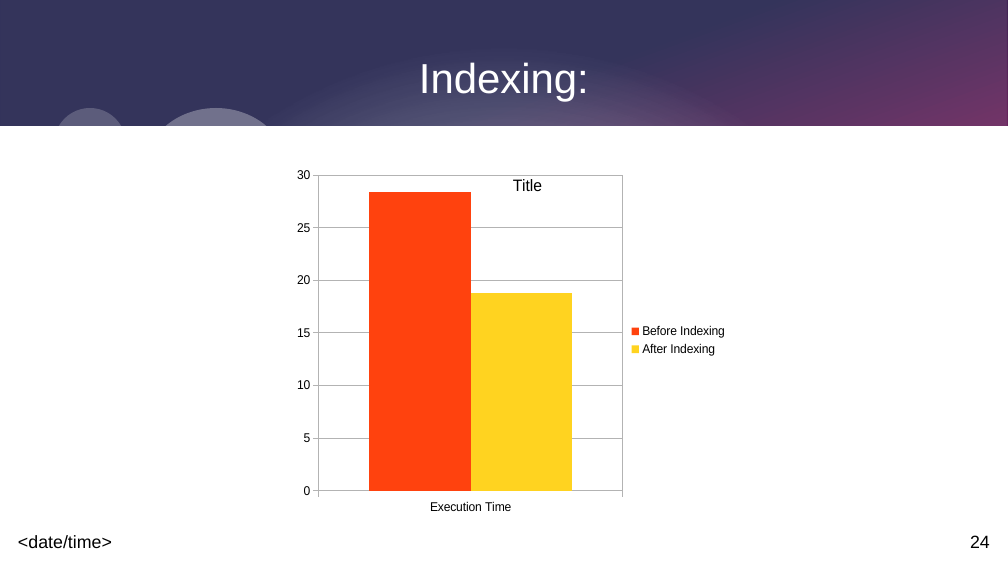
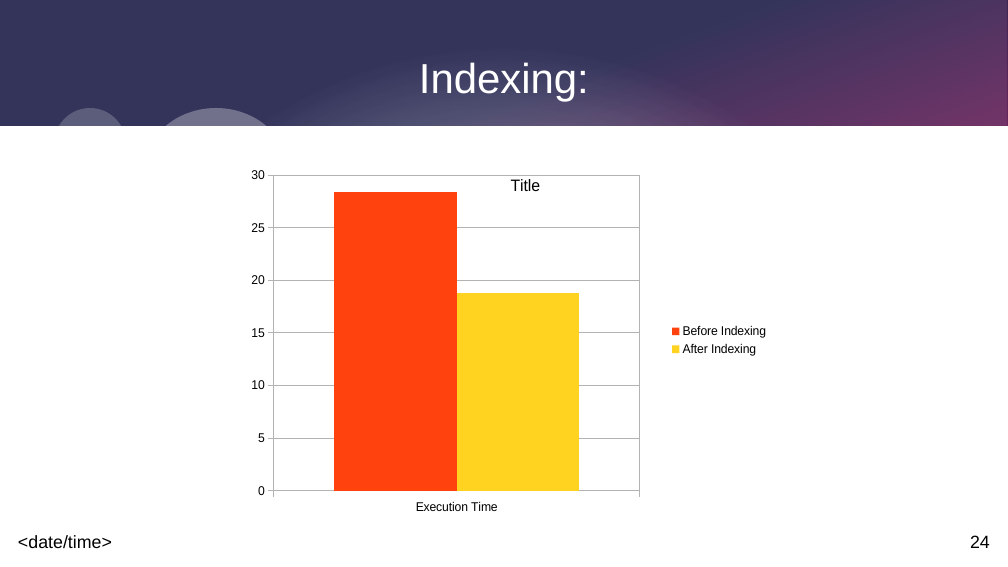
Before and after one commit to hamzaaldabe/QueryPerformanceAnalysis, a slide deck: slide 24 of QueryPerformanceAnalysis.odp. Drawn at 1008x567 pixels with LibreOffice and Linux fonts; fonts in the diff are those of the drawing. Boxes give left, top, right and bottom in pixels: in the first picture for what was removed or moved away, otherwise in the second. Text is boxed around its words. In the diff, an @@ line names an element or a change of style, - is before the commit and + after.

```diff
--- a/QueryPerformanceAnalysis.odp
+++ b/QueryPerformanceAnalysis.odp
@@ column chart: place and size @@
-column chart at <box>297,160,736,520</box>
+column chart at <box>252,160,777,520</box>
```
Also in this commit, not shown: 6 other slides changed, 1 other file.
